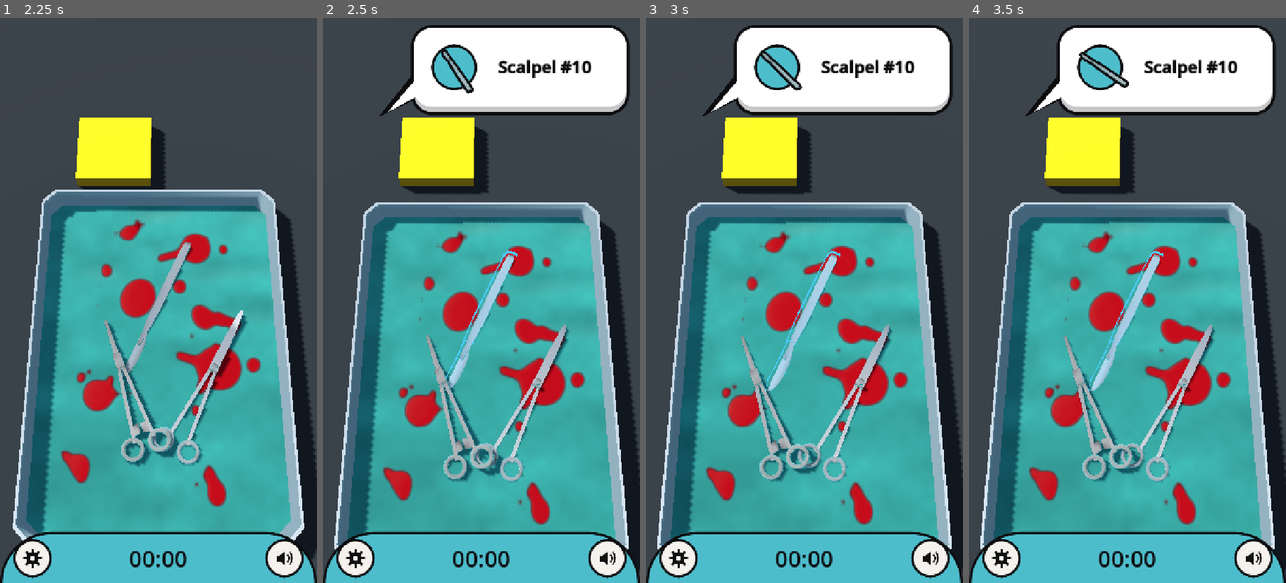
Above: before the commit, frames 1-4 (left to right).
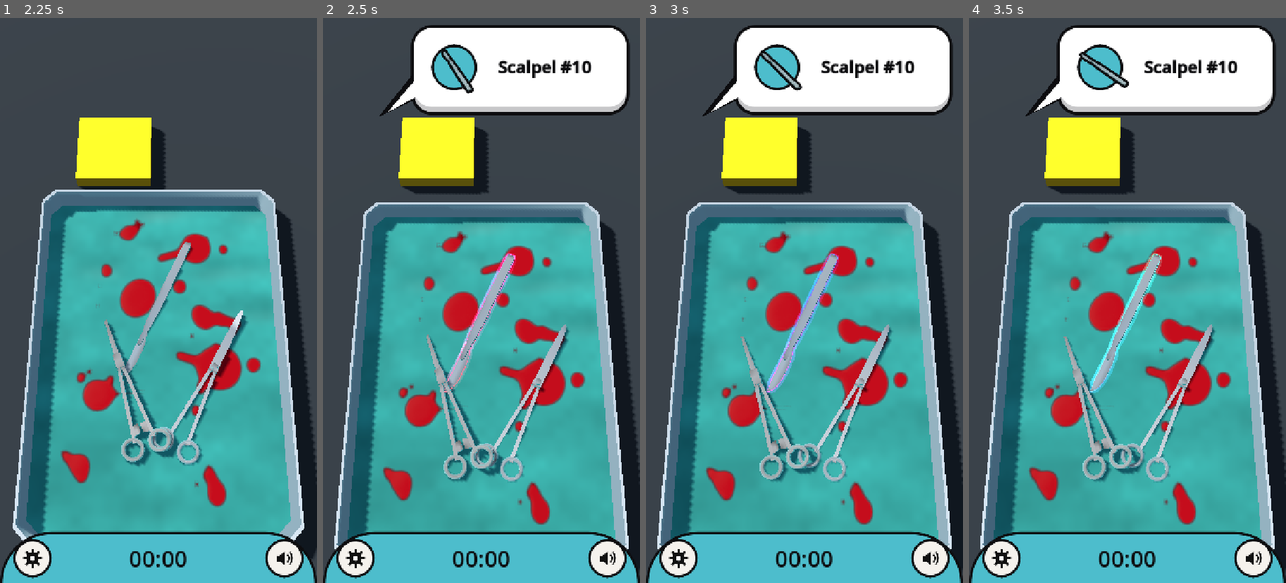
Above: after the commit, the same moments.

Repository: optimisticlucio/untitled-game-jam-game
Game: Godot game, scene res://ui/main_menu.tscn
Two runs of this game, one before a commit and one after it. Both use one fixed random seed, a clock stepped at 60 frames per second and the inputs below.
Inputs (mouse positions are in pixels of both pictures, inside the frame that each line leads up to):
- Up to frame 1 (2.25 s): click "Play" at 0.5 s; click (158, 114) at 1.25 s; tap Enter at 2 s; move the mouse to (228, 272) at 2.02 s; click (228, 272) at 2.17 s
- Up to frame 2 (2.5 s): no input
- Up to frame 3 (3 s): drag from (741, 328) to (788, 413) at 2.77 s
- Up to frame 4 (3.5 s): no input

Frame 1 is identical in both runs. In frame 2, 1.2% of the frame differs, in the area x 38-62%, y 41-67%; in frame 3, 1.3%; in frame 4, 1.3%, in the area x 37-62%, y 41-67%.

Commit message:
Hint: a soft version of the held neon, whole around resting tools
- Hinted tools use the held neon line with half its glow, a quarter of its
  twinkles and no stars, instead of the thick blue band (Julia's call).
  The unused hint_color export is gone.
- highlight_outline.gdshader (still used by the reject highlight) pushes
  sideways in the tool's flat plane and lifts the band 0.3 mm toward the
  camera. Pushed along the raw smoothed normals, a flat tool's band sank
  into the cloth on one side and showed as a stray line on the other.

Co-Authored-By: Claude Opus 5.5 <noreply@anthropic.com>

Diff:
--- a/gameplay/highlight_outline.gdshader
+++ b/gameplay/highlight_outline.gdshader
@@ -9,11 +9,23 @@
 // Width as a fraction of the distance to the camera, so the band stays about
 // the same thickness on screen however close the tool is.
 uniform float width = 0.008;
+// How far (metres) the band is drawn toward the camera, so the tray cloth a
+// resting tool lies on doesn't hide it. Must stay under the thinnest tool's
+// thickness, or the band would cover the tool itself.
+uniform float lift = 0.0003;
 
 void vertex() {
+	// Tools lie flat with their thin side along local Y. Push only sideways in
+	// that plane: on a flat tool the smoothed normals point mostly up and down,
+	// and pushed along them the band sank into the cloth on one side and showed
+	// as a stray line on the other.
+	vec3 flat_normal = vec3(NORMAL.x, 0.0, NORMAL.z);
 	VERTEX = (MODELVIEW_MATRIX * vec4(VERTEX, 1.0)).xyz;
-	NORMAL = normalize((MODELVIEW_MATRIX * vec4(NORMAL, 0.0)).xyz);
-	VERTEX += NORMAL * width * -VERTEX.z;
+	if (length(flat_normal) > 0.0001) {
+		vec3 view_normal = normalize((MODELVIEW_MATRIX * vec4(flat_normal, 0.0)).xyz);
+		VERTEX += view_normal * width * -VERTEX.z;
+	}
+	VERTEX += normalize(-VERTEX) * lift;
 }
 
 void fragment() {
--- a/gameplay/tool_grabber.gd
+++ b/gameplay/tool_grabber.gd
@@ -56,11 +56,6 @@
 	set(value):
 		glow_color = value
 		_glow.set_shader_parameter("glow_color", value)
-## Highlight of tools marked with hint().
-@export var hint_color := Color(0.3, 0.8, 1.0):
-	set(value):
-		hint_color = value
-		_set_highlight_color(_hint_glow, value)
 ## Highlight of a tool handed over wrong, while it hovers before going back.
 @export var reject_color := Color(1.0, 0.2, 0.15):
 	set(value):
@@ -133,7 +128,6 @@
 
 func _ready() -> void:
 	_set_highlight_color(_glow, glow_color)
-	_set_highlight_color(_hint_glow, hint_color)
 	_set_highlight_color(_reject_glow, reject_color)
 	# The held tool: the neon outline and glow (their colours are their own), and the tool
 	# keeps its own colour.
@@ -141,6 +135,17 @@
 	_glow.set_meta(&"glow", preload("res://gameplay/held_neon_glow.tres"))
 	_glow.set_shader_parameter("base_strength", 0.0)
 	_glow.set_shader_parameter("rim_strength", 0.15)
+	# Hinted tools: the same neon line, with half the held glow, a quarter of its twinkles
+	# and no stars (Julia's call).
+	var hint_outline := (_glow.get_meta(&"outline") as ShaderMaterial).duplicate() as ShaderMaterial
+	var hint_neon_glow := (_glow.get_meta(&"glow") as ShaderMaterial).duplicate() as ShaderMaterial
+	hint_neon_glow.set_shader_parameter("strength", hint_neon_glow.get_shader_parameter("strength") * 0.5)
+	hint_neon_glow.set_shader_parameter("sparkle_density", hint_neon_glow.get_shader_parameter("sparkle_density") * 0.25)
+	_hint_glow.set_meta(&"outline", hint_outline)
+	_hint_glow.set_meta(&"glow", hint_neon_glow)
+	_hint_glow.set_shader_parameter("glow_color", glow_color)
+	_hint_glow.set_shader_parameter("base_strength", 0.0)
+	_hint_glow.set_shader_parameter("rim_strength", 0.04)
 	_warm_up_highlights.call_deferred()
 
 
@@ -370,7 +375,7 @@
 	return _held != null or _candidate != null or not _flying.is_empty()
 
 
-## Makes the tool glow in hint_color until clear_hints(). Holding it shows
+## Gives the tool a soft version of the held neon until clear_hints(). Holding it shows
 ## the held glow instead; letting go brings the hint back.
 func hint(tool: SurgicalTool) -> void:
 	_hinted[tool] = true
